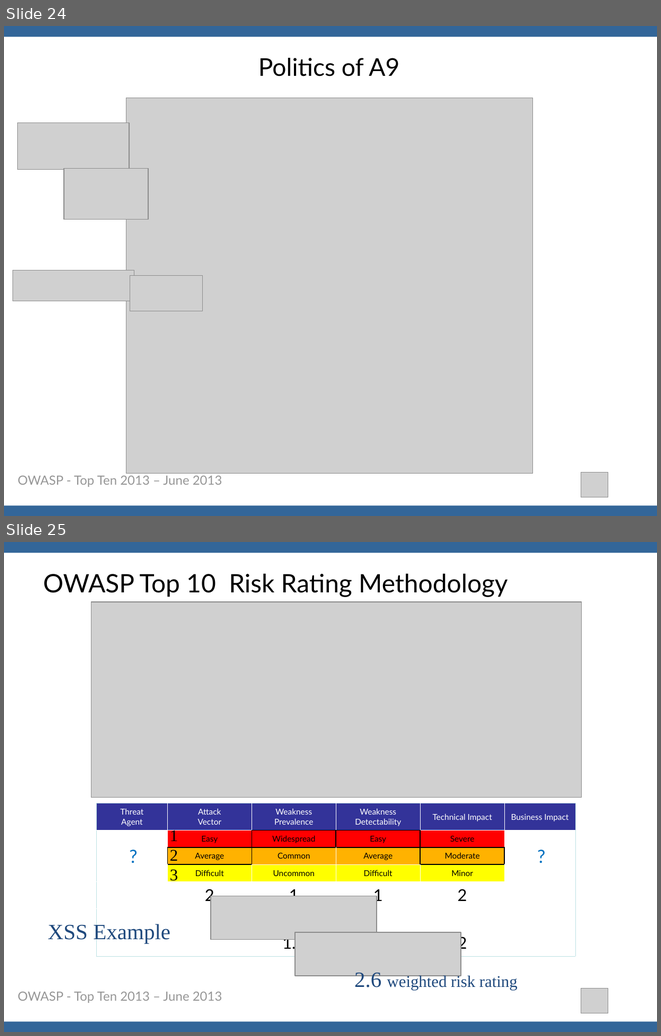
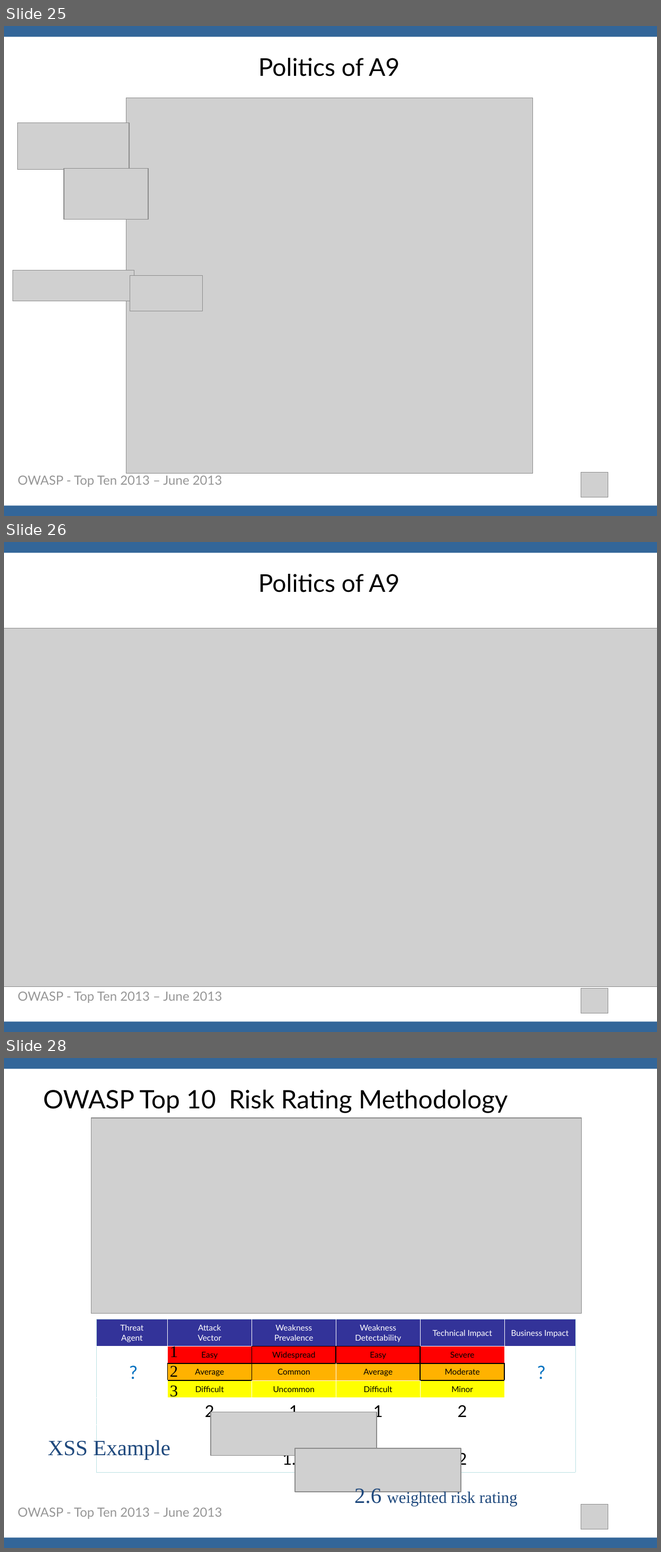
Before and after one commit to OWASP/OWASP-Top-10, a slide deck: 2013/Presentations/OWASP Top 10 - 2013 - Presentation - Christian Heinrich.ppt. Shown one above the other, each under a label of ours: slides 24 and 25 before the commit, slides 25, 26 and 28 after it; the slides between them are not shown. The pictures are 661x1036 and 661x1552 pixels, drawn with LibreOffice and Linux fonts; fonts in the diff are those of the drawing; grey boxes stand for pictures. Boxes give left, top, right and bottom in pixels: in the first picture for what was removed or moved away, otherwise in the second. Text is boxed around its words. In the diff, an @@ line names an element or a change of style, - is before the commit and + after.

Commit message:
Feature "Python vs OWASP Top Ten" slide

```diff
--- a/2013/Presentations/OWASP Top 10 - 2013 - Presentation - Christian Heinrich.ppt
+++ b/2013/Presentations/OWASP Top 10 - 2013 - Presentation - Christian Heinrich.ppt
@@ slide 26 added at (4,542,657,1032), background #FFFFFF @@
@@ rectangle added at (4,542,657,553), fill #336699 @@
@@ title added at (258,574,399,592), 27 pt, text #000000 @@
+Politics of A9
@@ picture added at (4,628,657,987) @@
@@ text added at (18,991,222,1003), 14 pt, text #969696 @@
+OWASP - Top Ten 2013 – June 2013
@@ picture added at (581,988,608,1013) @@
@@ rectangle added at (4,1021,657,1032), fill #336699 @@
@@ what was slide 24 is now slide 25 @@
@@ what was slide 25 is now slide 28 @@
```
Also in this commit, not shown: 2 other slides added, 3 other files.
